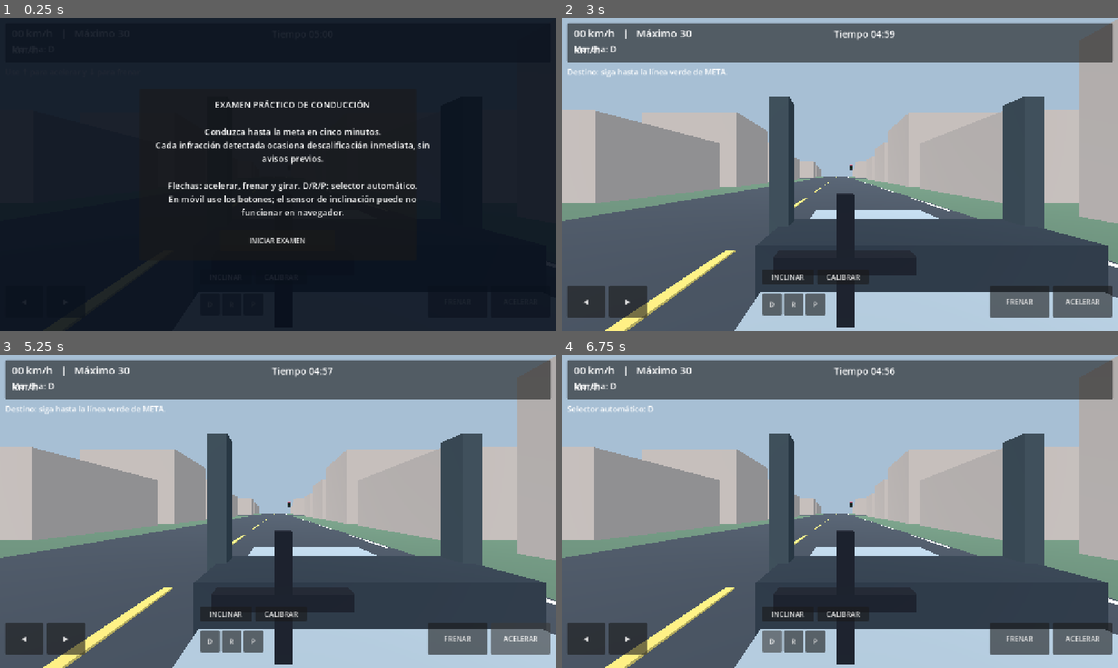
Above: before the commit, frames 1-4 (two rows, left to right).
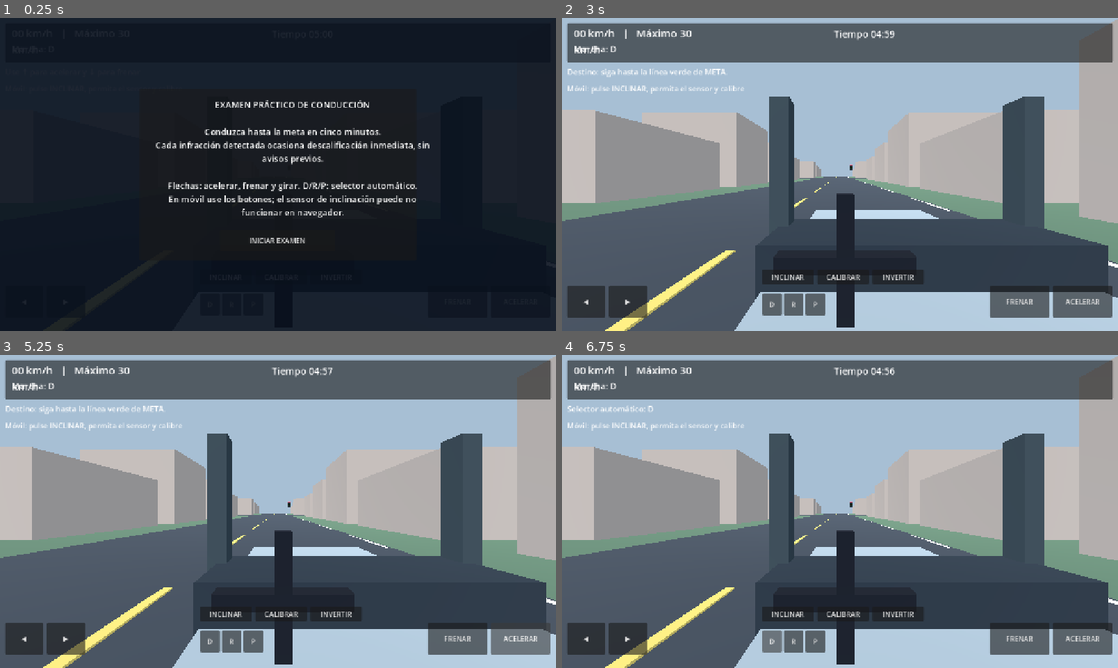
Above: after the commit, the same moments.

Repository: omarsantanar/Arcade
Game: Godot game, scene res://scenes/main.tscn
Two runs of this game, one before a commit and one after it. Both use one fixed random seed, a clock stepped at 60 frames per second and the inputs below.
Inputs (mouse positions are in pixels of both pictures, inside the frame that each line leads up to):
- Up to frame 1 (0.25 s): no input
- Up to frame 2 (3 s): click "INCLINAR" at 0.5 s; click "CALIBRAR" at 1.25 s; click (895, 277) at 2 s, where only the run after the commit has a clickable "INVERTIR"; click "INICIAR EXAMEN" at 2.75 s
- Up to frame 3 (5.25 s): click "◀" at 3.5 s; click "▶" at 4.25 s; click "ACELERAR" at 5 s
- Up to frame 4 (6.75 s): click "FRENAR" at 5.75 s; click "D" at 6.5 s

The runs differ from the first frame. In frame 2, 0.5% of the frame differs, in the area x 1-65%, y 21-86%; in frame 3, 0.5%; in frame 4, 0.5%.

Commit message:
fix(conduccion): activar inclinación web con permisos, calibración y botón invertir

Diff:
--- a/simulador-conduccion-rd/scripts/main.gd
+++ b/simulador-conduccion-rd/scripts/main.gd
@@ -4,6 +4,7 @@
 const LIMIT_KMH := 30.0
 const STOP_Z := -12.0
 const GOAL_Z := -57.0
+const MotionAdapterScript = preload("res://scripts/sensor_bridge.gd")
 
 var car: Node3D
 var steering: Node3D
@@ -25,6 +26,9 @@
 var tilt_enabled := false
 var tilt_center := 0.0
 var tilt_value := 0.0
+var tilt_inverted := false
+var motion_adapter = MotionAdapterScript.new()
+var sensor_status := "Sensor sin activar"
 var previous_nose := 0.0
 
 var hud: Control
@@ -32,6 +36,7 @@
 var time_label: Label
 var gear_label: Label
 var info_label: Label
+var sensor_label: Label
 var start_overlay: ColorRect
 var end_overlay: ColorRect
 var end_title: Label
@@ -41,6 +46,7 @@
 var result_panel: Panel
 
 func _ready() -> void:
+	motion_adapter.initialize()
 	_build_world()
 	_build_car()
 	_build_ui()
@@ -64,6 +70,10 @@
 	speed_label.text = "%02d km/h   |   Máximo 30 km/h" % int(absf(speed) * 3.6)
 	time_label.text = "Tiempo %02d:%02d" % [int(maxf(left_time,0.0) / 60), int(maxf(left_time,0.0)) % 60]
 	gear_label.text = "Marcha: " + gear
+	if tilt_enabled:
+		sensor_label.text = "Dirección móvil: " + sensor_status
+	else:
+		sensor_label.text = "Móvil: pulse INCLINAR, permita el sensor y calibre"
 
 func _physics_process(delta: float) -> void:
 	if not playing:
@@ -72,10 +82,22 @@
 	var braking := brake_held or Input.is_key_pressed(KEY_DOWN) or Input.is_key_pressed(KEY_SPACE)
 	var lr := float(int(right_held or Input.is_key_pressed(KEY_RIGHT)) - int(left_held or Input.is_key_pressed(KEY_LEFT)))
 	if tilt_enabled:
-		var g := Input.get_gravity()
-		if g.length() > 0.5:
-			tilt_value = lerpf(tilt_value, clampf((g.x - tilt_center) / 5.0, -1.0, 1.0), minf(delta * 7.0, 1.0))
-			lr = tilt_value
+		if OS.has_feature("web"):
+			var sample: Dictionary = motion_adapter.read()
+			sensor_status = str(sample.get("status", "Esperando movimiento"))
+			if bool(sample.get("ready", false)):
+				var measured: float = float(sample.get("steer", 0.0))
+				tilt_value = lerpf(tilt_value, measured, minf(delta * 9.0, 1.0))
+				if not (left_held or right_held or Input.is_key_pressed(KEY_LEFT) or Input.is_key_pressed(KEY_RIGHT)):
+					lr = tilt_value
+			else:
+				tilt_value = move_toward(tilt_value, 0.0, 3.0 * delta)
+		else:
+			var g := Input.get_gravity()
+			if g.length() > 0.5:
+				var sign_dir := -1.0 if tilt_inverted else 1.0
+				tilt_value = lerpf(tilt_value, clampf((g.x - tilt_center) / 5.0, -1.0, 1.0) * sign_dir, minf(delta * 7.0, 1.0))
+				lr = tilt_value
 	direction = move_toward(direction, lr, delta * 3.0)
 	if braking or gear == "P":
 		speed = move_toward(speed, 0.0, 10.0 * delta)
@@ -170,20 +192,42 @@
 
 func _toggle_tilt() -> void:
 	tilt_enabled = not tilt_enabled
+	tilt_value = 0.0
 	if tilt_enabled:
-		_calibrate()
+		if OS.has_feature("web"):
+			motion_adapter.activate()
+			sensor_status = "Solicitando acceso al sensor"
+			info_label.text = "Permita el movimiento del móvil y sosténgalo en horizontal."
+		else:
+			_calibrate()
 	else:
+		if OS.has_feature("web"):
+			motion_adapter.disable()
 		info_label.text = "Dirección por botones o flechas."
 
 func _calibrate() -> void:
+	if not tilt_enabled:
+		info_label.text = "Primero pulse INCLINAR para activar el movimiento."
+		return
+	tilt_value = 0.0
+	if OS.has_feature("web"):
+		motion_adapter.calibrate()
+		info_label.text = "Mantenga el teléfono en posición neutral un instante."
+		return
 	var g := Input.get_gravity()
 	if g.length() < 0.5:
 		tilt_enabled = false
-		info_label.text = "Sensor de inclinación no disponible; use los botones."
+		info_label.text = "Sensor no disponible; utilice los botones."
 		return
 	tilt_center = g.x
-	tilt_value = 0.0
 	info_label.text = "Inclinación calibrada."
+
+func _invert_tilt() -> void:
+	if OS.has_feature("web"):
+		motion_adapter.invert()
+	else:
+		tilt_inverted = not tilt_inverted
+	info_label.text = "Sentido del volante invertido. Pruebe inclinarlo."
 
 func _box(parent: Node3D, pos: Vector3, dimensions: Vector3, color: Color) -> MeshInstance3D:
 	var item := MeshInstance3D.new()
@@ -330,6 +374,7 @@
 	gear_label = _label(panel, "", 20, Vector2(15, 45), Vector2(210, 30))
 	time_label = _label(panel, "", 22, Vector2(400, 9), Vector2(250, 36))
 	info_label = _label(hud, "Use ↑ para acelerar y ↓ para frenar", 18, Vector2(200, 108), Vector2(760, 40))
+	sensor_label = _label(hud, "Móvil: pulse INCLINAR", 17, Vector2(12, 152), Vector2(930, 36))
 	_hold(hud, "◀", "left_held")
 	_hold(hud, "▶", "right_held")
 	_hold(hud, "ACELERAR", "gas_held")
@@ -339,6 +384,7 @@
 	buttons.append(_button(hud, "P", Vector2.ZERO, Vector2(45, 50), func() -> void: _set_gear("P")))
 	buttons.append(_button(hud, "INCLINAR", Vector2.ZERO, Vector2(115, 42), _toggle_tilt))
 	buttons.append(_button(hud, "CALIBRAR", Vector2.ZERO, Vector2(115, 42), _calibrate))
+	buttons.append(_button(hud, "INVERTIR", Vector2.ZERO, Vector2(115, 42), _invert_tilt))
 	start_overlay = _overlay(layer)
 	intro_panel = _dialog(start_overlay)
 	var intro := _label(intro_panel, "EXAMEN PRÁCTICO DE CONDUCCIÓN\n\nConduzca hasta la meta en cinco minutos.\nCada infr …(265 unchanged characters)…
@@ -362,7 +408,9 @@
 	time_label.position.x = maxf(320.0, sz.x * 0.48)
 	info_label.position = Vector2(12, 111)
 	info_label.size = Vector2(sz.x - 24, 40)
-	if buttons.size() == 9:
+	sensor_label.position = Vector2(12, 150)
+	sensor_label.size = Vector2(sz.x - 24, 35)
+	if buttons.size() == 10:
 		var base := sz.y - 104.0
 		buttons[0].position = Vector2(12, base)
 		buttons[1].position = Vector2(108, base)
@@ -375,7 +423,8 @@
 			buttons[i + 4].size = Vector2(45, 50)
 		buttons[7].position = Vector2(sz.x * 0.36, base - 37)
 		buttons[8].position = Vector2(sz.x * 0.36 + 127, base - 37)
-		for i in [7, 8]:
+		buttons[9].position = Vector2(sz.x * 0.36 + 254, base - 37)
+		for i in [7, 8, 9]:
 			buttons[i].size = Vector2(118, 34)
 	for layer in [start_overlay, end_overlay]:
 		layer.size = sz
